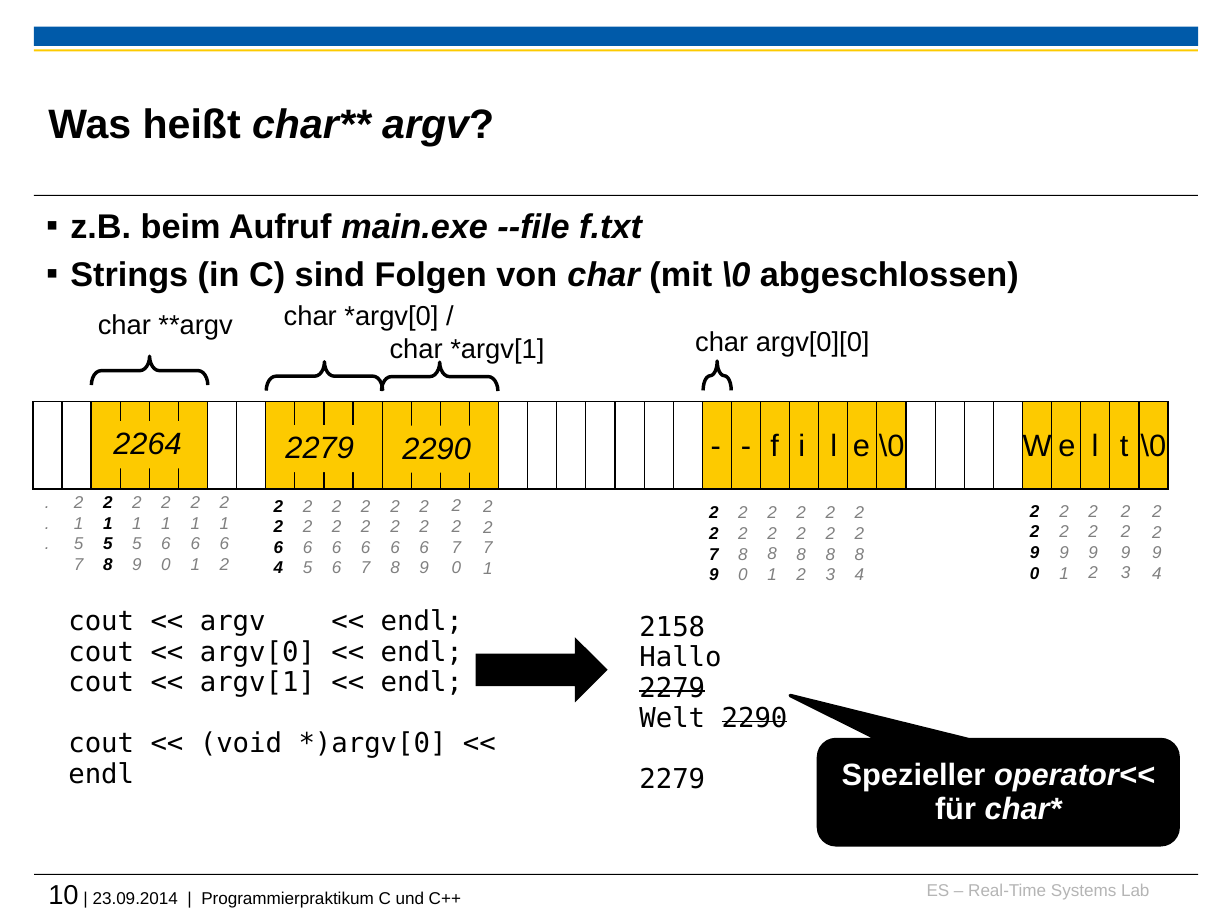
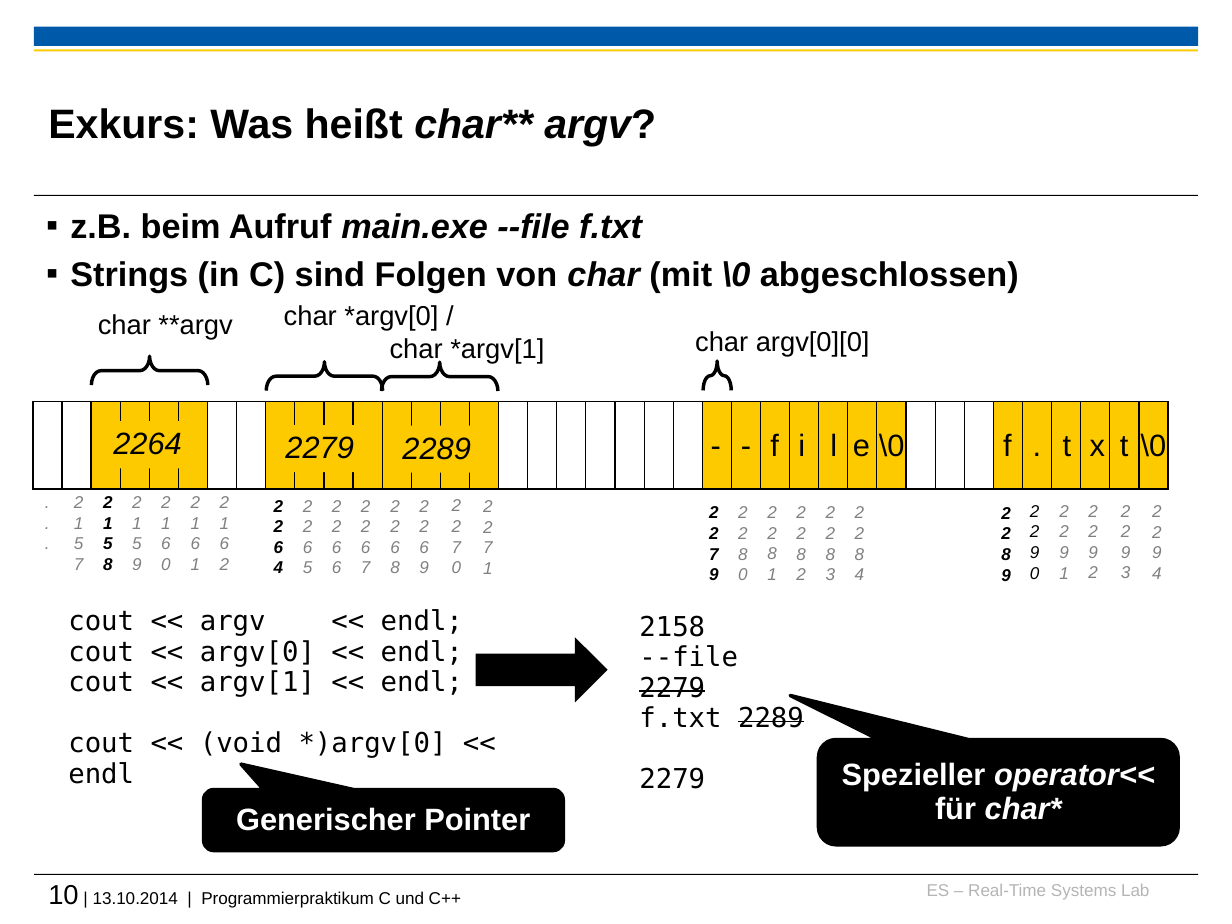
Before and after one commit to h82k/tud-cppp, a slide deck: slide 10 of vorlesung/2 Speicherverwaltung.pptx. Drawn at 1232x924 pixels with LibreOffice and Linux fonts; fonts in the diff are those of the drawing; background and template pictures are left out. Boxes give left, top, right and bottom in pixels: in the first picture for what was removed or moved away, otherwise in the second. Text is boxed around its words. In the diff, an @@ line names an element or a change of style, - is before the commit and + after.

```diff
--- a/vorlesung/2 Speicherverwaltung.pptx
+++ b/vorlesung/2 Speicherverwaltung.pptx
@@ title at [48, 108, 656, 147]: text changed; italic off @@
-Was heißt char** argv?
+Exkurs: Was heißt char** argv?
@@ rectangle at [993, 402, 1023, 489]: fill #FFFFFF to #FDCA00 @@
@@ text at [402, 437, 470, 460]: text changed @@
-2290
+2289
@@ text added at [1003, 433, 1012, 456], 18 pt, text #000000 @@
+f
@@ text at [1023, 432, 1052, 462]: text changed @@
-W
+.
@@ text at [1063, 436, 1072, 457]: text changed @@
-e
+t
@@ text at [1090, 439, 1105, 456]: text changed @@
-l
+x
@@ text added at [1001, 507, 1011, 581], 10 pt, text #000000, bold, italic @@
+2
+2
+8
+9
@@ text "2" at [1030, 505, 1040, 579]: bold off @@
@@ text at [639, 645, 804, 728]: text changed @@
-Hallo 2279
-Welt 2290
+--file 2279
+f.txt 2289
@@ rounded speech box added at [203, 790, 563, 851], fill #000000, outline #000000 2 pt, 18 pt, text #FFFFFF, bold @@
+Generischer Pointer
@@ text at [48, 885, 461, 908]: text changed @@
-10 | 23.09.2014 | Programmierpraktikum C und C++
+10 | 13.10.2014 | Programmierpraktikum C und C++
```
Also in this commit, not shown: 4 other slides changed, 2 other files.
